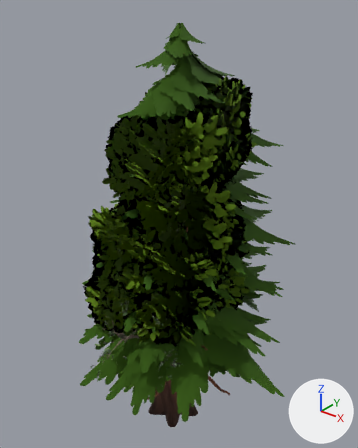
Before and after pictures for a commit that changed the glTF model public/models/lo/trees.glb.
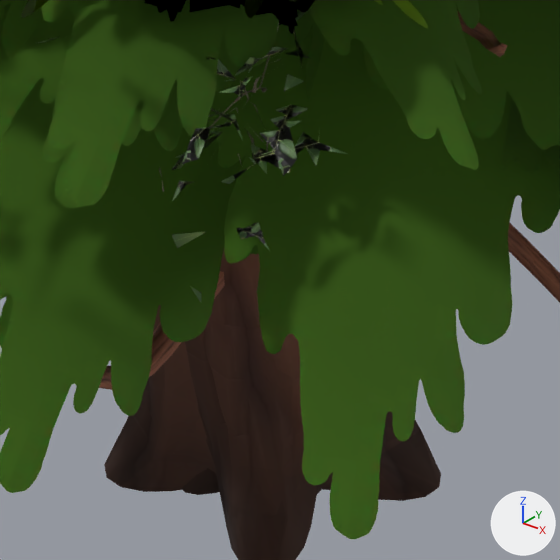
Each version is shown whole from a 50 mm camera at (6.72, -8.14, 10.69) aimed at (-0.17, 0.47, 5.35), then close up on the part from 37% to 60% of the width and 76% to 95% of the height. The lights are fixed; the arrows at lower right show +X, +Y and +Z. The last two pictures show the newer version. Where no turn or scale is listed for an object, it has been applied to the vertices.

In view in the first close-up: 'aspen', 'common1', 'common2', 'common3', 'common4', 'common5', 'pine1', 'pine2', 'pine4', 'pine5'.
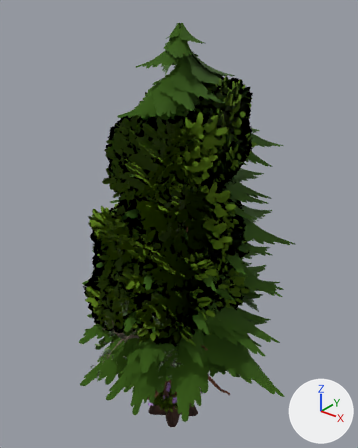
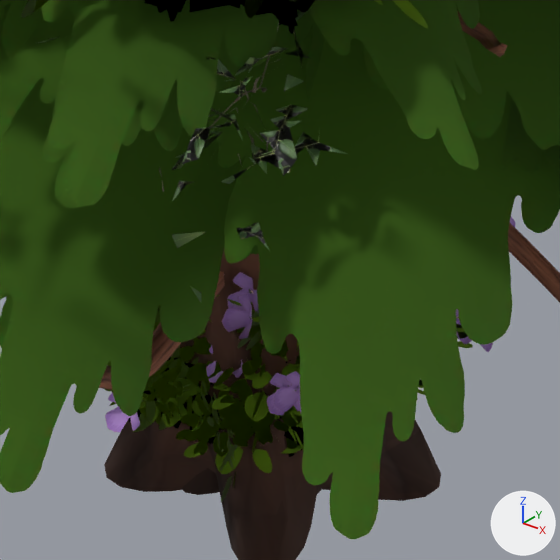
Edits to the bpy script that builds the scene:
```text
Add img_flowers:
    img_flowers = load_image('Flowers', '_unpacked/Flowers', 512, 498, 'sRGB')
Add mat_flowers:
    mat_flowers = bpy.data.materials.new('Flowers')
    # uses the picture img_flowers
Add me_tree_009:
    me_tree_009.from_pydata(...)  # 2304 vertices, 1368 faces; spans x -0.96..0.96, y -0.98..0.98, z -0.79..0.79
    # faces by material slot: [900, 468]
    me_tree_009.materials.append(mat_leaves_normaltree)
    me_tree_009.materials.append(mat_flowers)
Add ob_bush:
    ob_bush = bpy.data.objects.new('bush', me_tree_009)
    ob_bush.location = (0.034, -0.008, 0.556)
```

Changed parts and their boxes (x1, y1, x2, y2) in the close-ups (560 x 560 px):
'bush', added
    after: (105, 217, 515, 503)
    faces in mat_leaves_normaltree: (105, 290, 473, 503)
    faces in mat_flowers: (105, 217, 515, 432)
